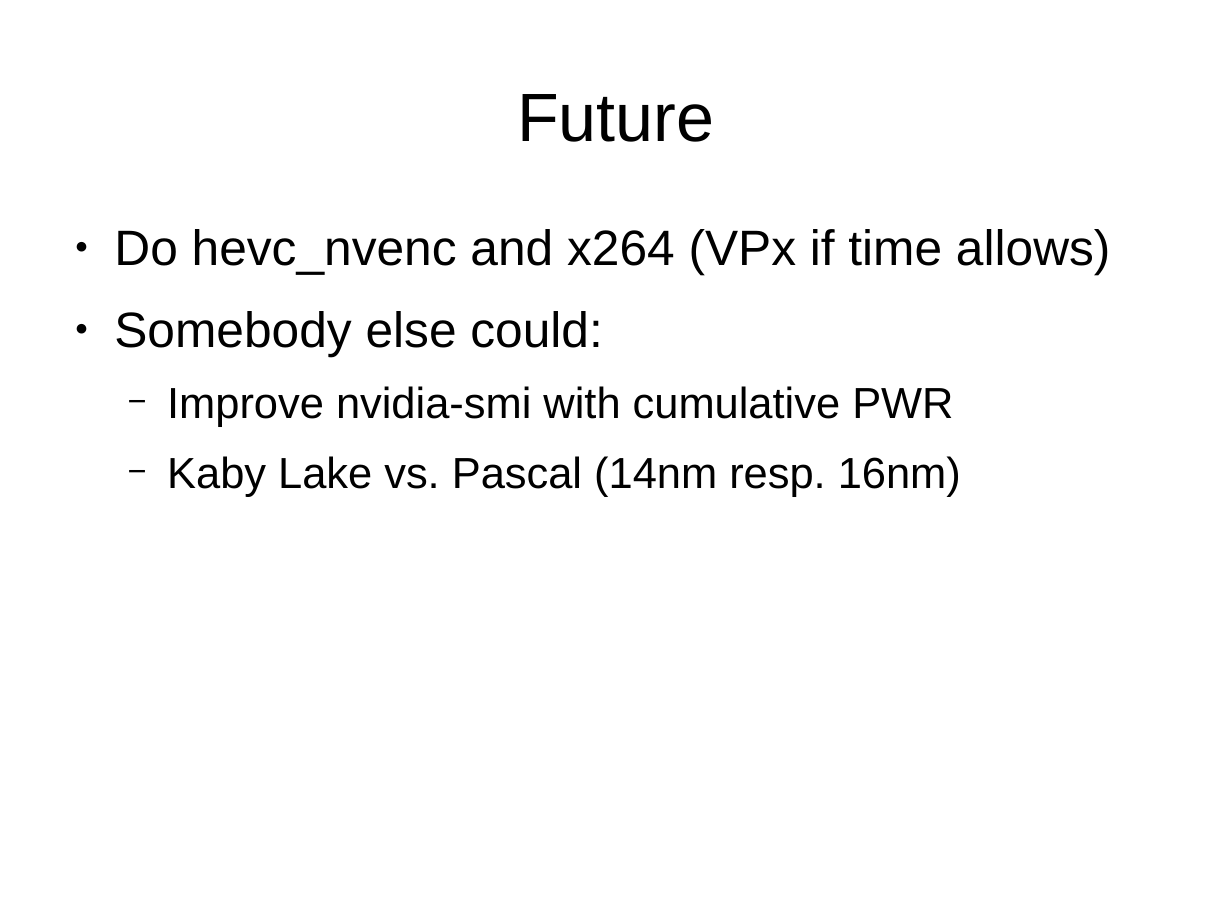
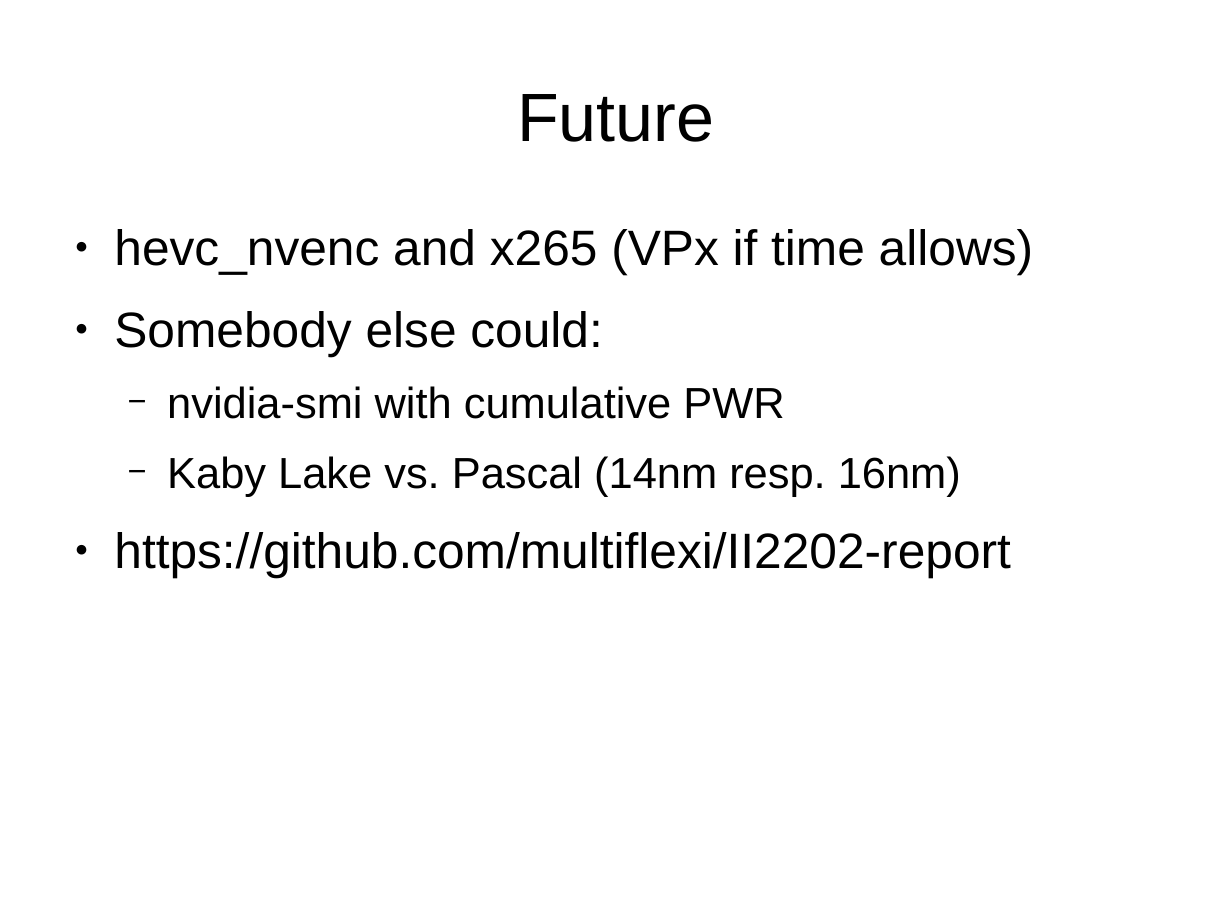
Before and after one commit to multiflexi/II2202, a slide deck: slide 16 of Presentation/presentation.odp (slide 10 before the commit). Drawn at 1232x924 pixels with LibreOffice and Linux fonts; fonts in the diff are those of the drawing. Boxes give left, top, right and bottom in pixels: in the first picture for what was removed or moved away, otherwise in the second. Text is boxed around its words. In the diff, an @@ line names an element or a change of style, - is before the commit and + after.

```diff
--- a/Presentation/presentation.odp
+++ b/Presentation/presentation.odp
@@ text at [114,229,1034,275]: text changed @@
-● Do hevc_nvenc and x264 (VPx if time allows)
+● hevc_nvenc and x265 (VPx if time allows)
@@ text at [167,386,784,419]: text changed @@
-  − Improve nvidia-smi with cumulative PWR
+  − nvidia-smi with cumulative PWR
@@ text at [114,532,1011,578]: paragraph added @@
+● https://github.com/multiflexi/II2202-report
```
Also in this commit, not shown: 3 other slides changed, 6 slides added, 1 other file.
